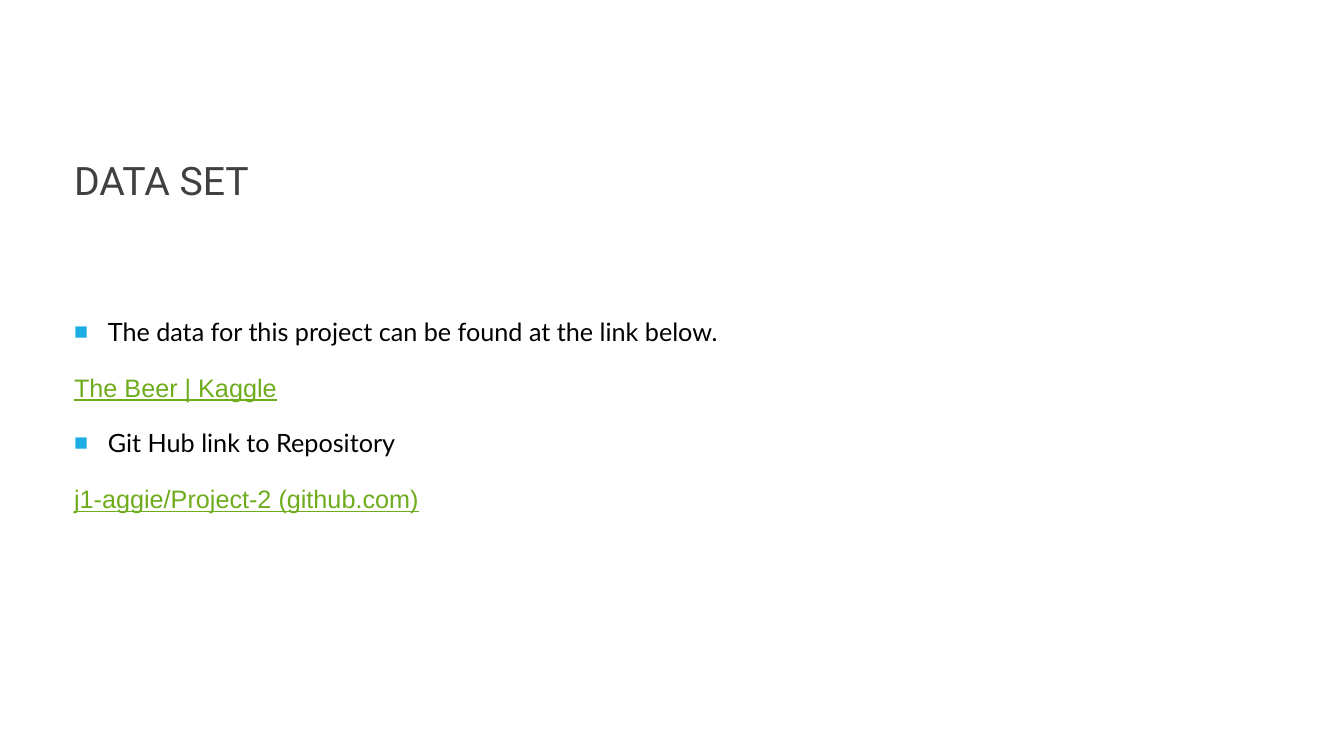
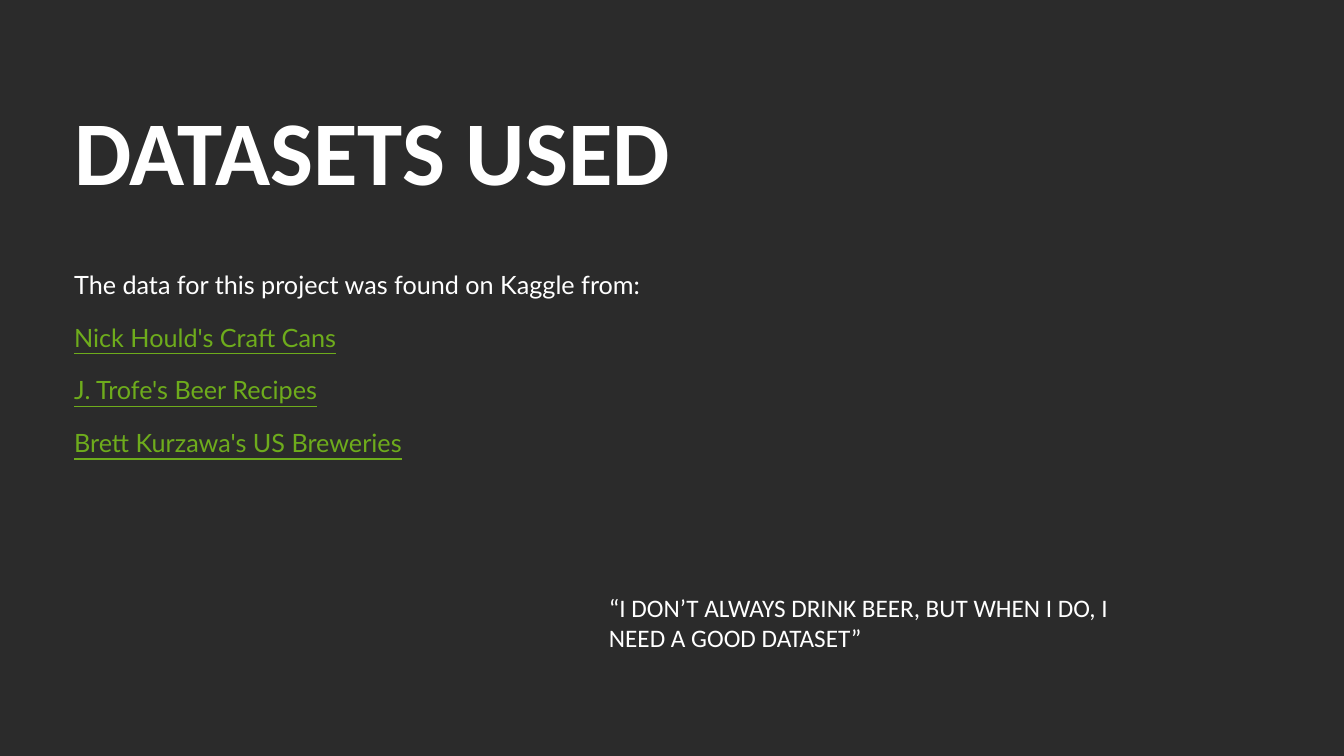
Before and after one commit to j1-aggie/Beers-of-the-USA, a slide deck: slide 3 of Beers of the USA.pptx (slide 6 before the commit). Drawn at 1344x756 pixels with LibreOffice and Linux fonts; fonts in the diff are those of the drawing; background and template pictures are left out; a plain dark background stands for a picture behind light text. Boxes give left, top, right and bottom in pixels: in the first picture for what was removed or moved away, otherwise in the second. Text is boxed around its words. In the diff, an @@ line names an element or a change of style, - is before the commit and + after.

```diff
--- a/Beers of the USA.pptx
+++ b/Beers of the USA.pptx
@@ background #FFFFFF to picture (left out) @@
@@ title at <box>74,125,670,186</box>: text changed; size 28 to 65 pt; font Roboto to Calibri; text colour #404040 to #FFFFFF; bold on @@
-DATA SET
+DATASETS USED
@@ text at <box>74,275,640,452</box>: text changed; text colour #000000 to #6EAC1C @@
-■ The data for this project can be found at the link below.
-The Beer | Kaggle
-■ Git Hub link to Repository
-j1-aggie/Project-2 (github.com)
+The data for this project was found on Kaggle from:
+Nick Hould's Craft Cans
+J. Trofe's Beer Recipes
+Brett Kurzawa's US Breweries
@@ text added at <box>609,599,1107,647</box>, 18 pt, text #FFFFFF @@
+“I DON’T ALWAYS DRINK BEER, BUT WHEN I DO, I NEED A GOOD DATASET”
```
Also in this commit, not shown: 4 other slides changed, 1 slide added, 3 slides removed.
